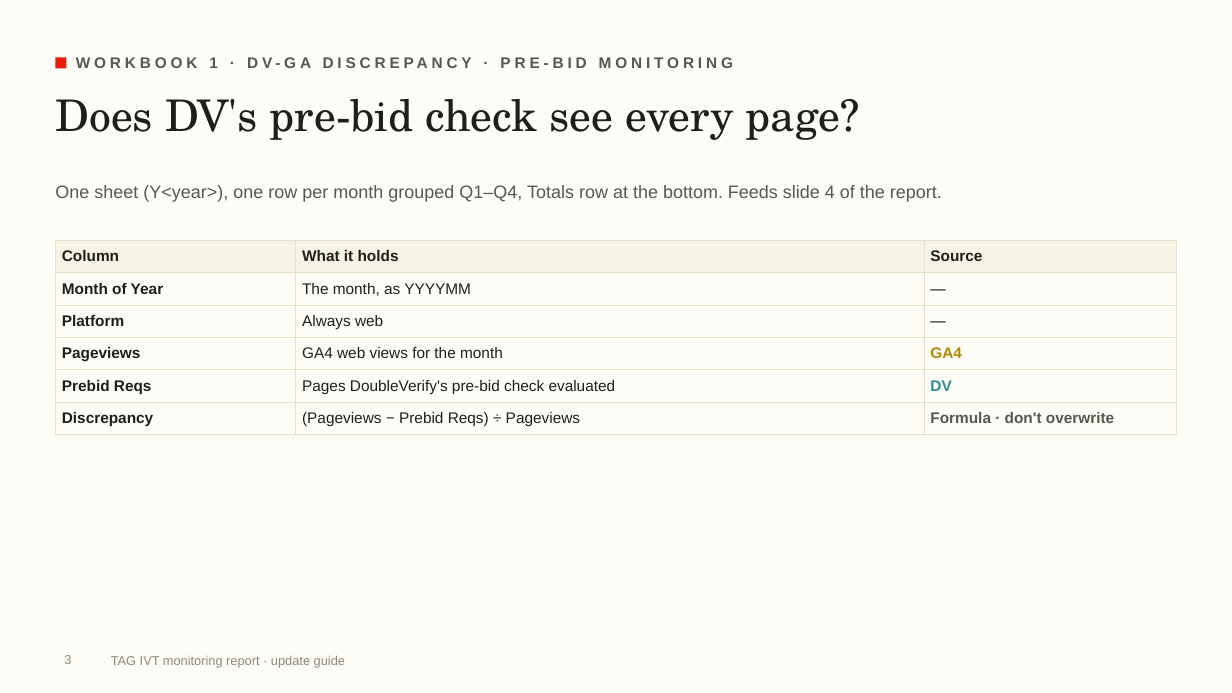
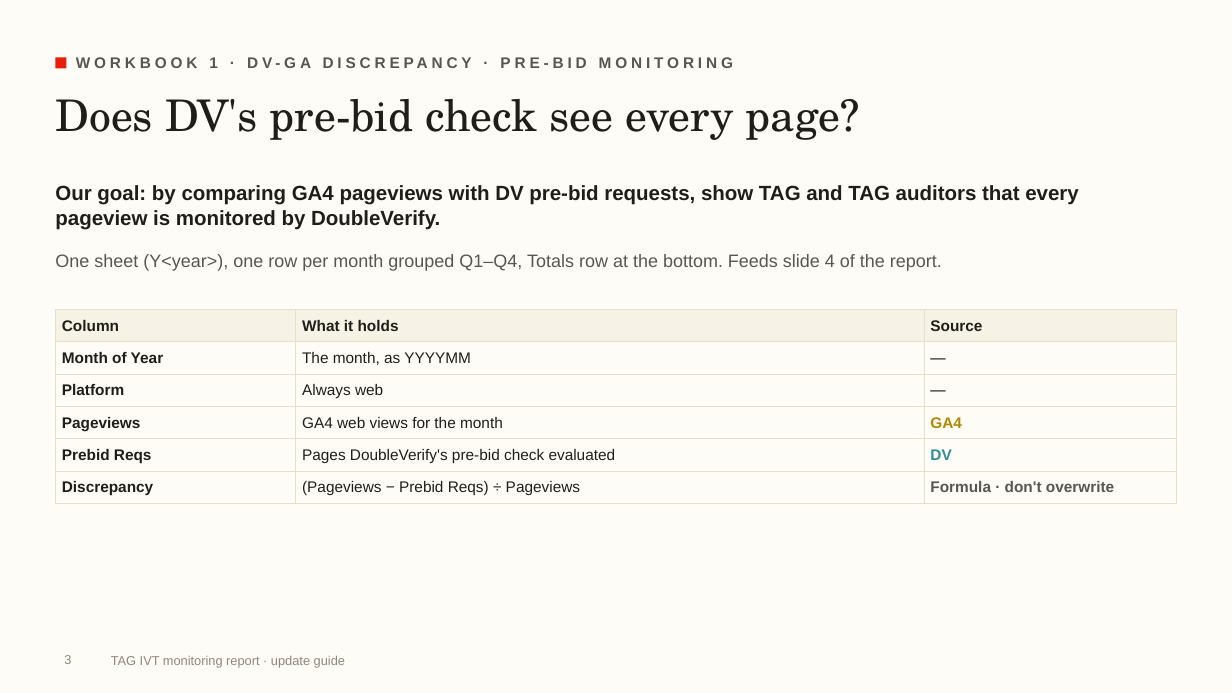
Before and after one commit to rogerhirano-nw/yield-dashboard, a slide deck: slide 3 of docs/TAG_IVT_Report_Update_Guide.pptx. Drawn at 1232x693 pixels with LibreOffice and Linux fonts; fonts in the diff are those of the drawing; background and template pictures are left out. Boxes give left, top, right and bottom in pixels: in the first picture for what was removed or moved away, otherwise in the second. Text is boxed around its words. In the diff, an @@ line names an element or a change of style, - is before the commit and + after.

```diff
--- a/docs/TAG_IVT_Report_Update_Guide.pptx
+++ b/docs/TAG_IVT_Report_Update_Guide.pptx
@@ text added at [55, 185, 1079, 230], 16 pt, text #1F1E19, bold @@
+Our goal: by comparing GA4 pageviews with DV pre-bid requests, show TAG and TAG auditors that every pageview is monitored by DoubleVerify.
@@ text "One sheet (Y<year>), one row ...": place and size @@
-text "One sheet (Y<year>), one row ..." at [55, 185, 942, 202]
+text "One sheet (Y<year>), one row ..." at [55, 254, 942, 271]
@@ table: place and size @@
-table at [55, 240, 1177, 431]
+table at [55, 310, 1177, 500]
```
Also in this commit, not shown: 1 other slide changed, 2 other files.
